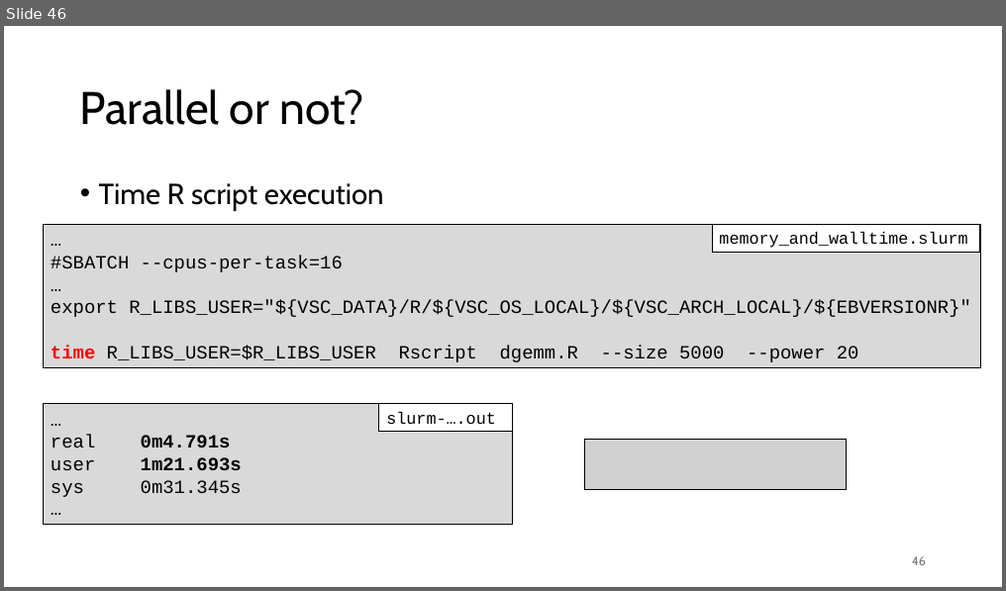
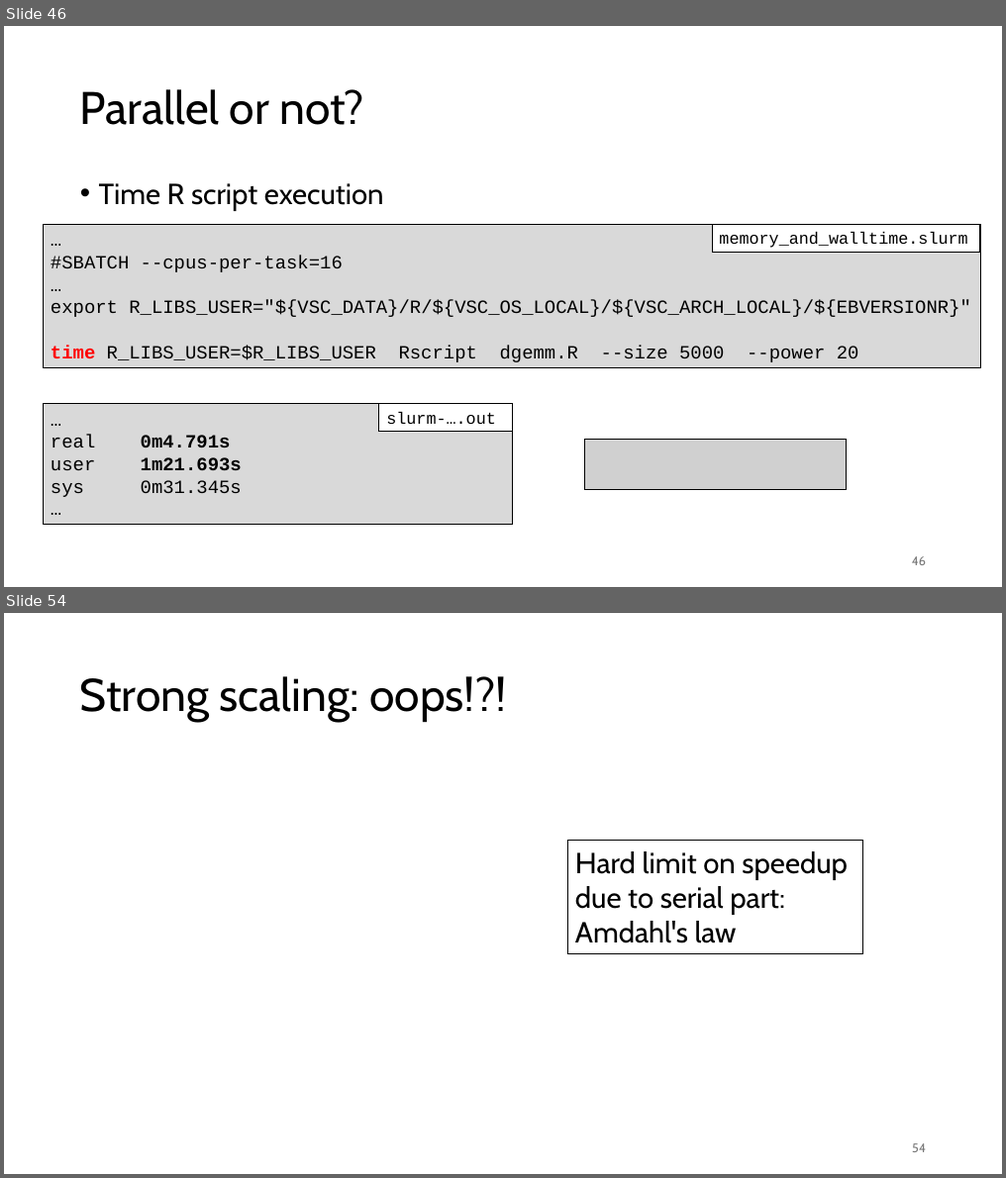
Before and after one commit to gjbex/Best-practices-for-data-science-on-HPC, a slide deck: best_practices_for_data_science_on_hpc.pptx. Shown one above the other, each under a label of ours: slide 46 before the commit, slides 46 and 54 after it; the slides between them are not shown. The pictures are 1006x591 and 1006x1178 pixels, drawn with LibreOffice and Linux fonts; fonts in the diff are those of the drawing; grey boxes stand for pictures. Boxes give left, top, right and bottom in pixels: in the first picture for what was removed or moved away, otherwise in the second. Text is boxed around its words. In the diff, an @@ line names an element or a change of style, - is before the commit and + after.

Commit message:
Add slides on efficiency scaling

```diff
--- a/best_practices_for_data_science_on_hpc.pptx
+++ b/best_practices_for_data_science_on_hpc.pptx
@@ slide 54 added at [4, 613, 1002, 1174], background #FFFFFF @@
@@ title added at [80, 676, 506, 722], 44 pt, text #000000 @@
+Strong scaling: oops!?!
@@ rectangle added at [567, 841, 862, 954], outline #000000 0.75 pt, 28 pt, text #000000 @@
+Hard limit on speedup
+due to serial part:
+Amdahl's law
@@ page number added at [912, 1144, 926, 1153], 12 pt, text #797979 @@
+54
```
Also in this commit, not shown: 10 other slides added.
